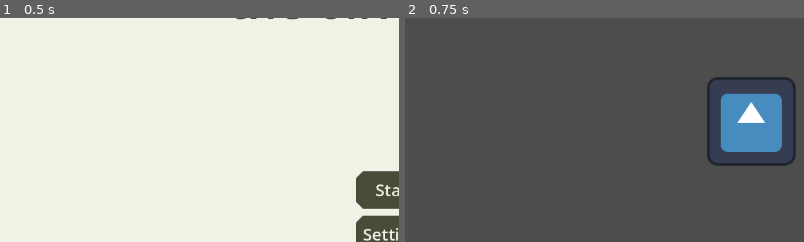
Above: before the commit, frames 1-2 (left to right).
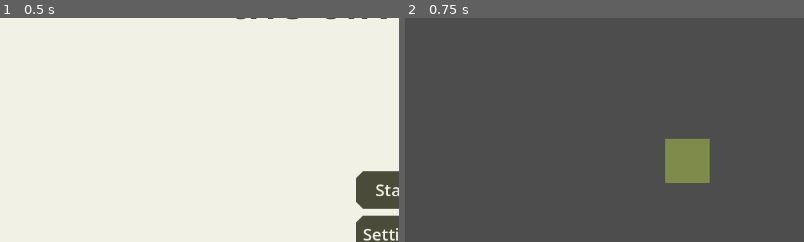
Above: after the commit, the same moments.

Repository: AntonioDell/mini-jam-203
Game: Godot game, scene res://main.tscn
Two runs of this game, one before a commit and one after it. Both use one fixed random seed, a clock stepped at 60 frames per second and the inputs below. The engine's default icon, where the game draws it, is replaced by a stand-in: a white triangle on a blue panel in a dark square.
Inputs:
- Up to frame 1 (0.5 s): no input
- Up to frame 2 (0.75 s): click "Start" at 0.5 s
The pictures show only the part of the screen within x 1-50%, y 22-72%; the shares and areas given below are measured in that part.

Frame 1 is identical in both runs. In frame 2, 7.2% of the frame differs, in the area x 65-98%, y 26-74%.

Commit message:
Add basic clicker functionality

Diff:
--- a/global_save_game_controller.gd
+++ b/global_save_game_controller.gd
@@ -19,6 +19,8 @@
 	if not _load_save_game():
 		save_game_data = SaveGameData.new()
 		save()
+
+	await get_tree().process_frame
 	game_loaded.emit(save_game_data)
 
 func _load_save_game() -> bool:
--- a/global_settings_controller.gd
+++ b/global_settings_controller.gd
@@ -18,8 +18,6 @@
 
 func _ready():
 	GlobalSaveGameController.game_loaded.connect(_init_settings_data)
-	if GlobalSaveGameController.save_game_data:
-		_init_settings_data(GlobalSaveGameController.save_game_data)
 
 
 func _set_settings_to_audio_busses(skip_save: bool = false):
--- /dev/null
+++ b/holder_resource.gd
@@ -0,0 +1,12 @@
+class_name HolderResource
+extends Resource
+
+
+signal amount_changed(value: int)
+signal amount_change_failed
+
+
+@export var amount: int = 20:
+	set(value):
+		amount = value
+		amount_changed.emit(amount)
--- /dev/null
+++ b/level.gd
@@ -0,0 +1,4 @@
+extends Node2D
+
+func _ready():
+	pass
--- a/level.tscn
+++ b/level.tscn
@@ -1,9 +1,23 @@
 [gd_scene format=3 uid="uid://btbgpiodf52hp"]
 
-[ext_resource type="Texture2D" uid="uid://bftdboxt4ghgd" path="res://icon.svg" id="1_u52ul"]
+[ext_resource type="Script" uid="uid://x6nfo0koaxjj" path="res://level.gd" id="1_vonw3"]
+[ext_resource type="PackedScene" uid="uid://b4b7cvlcguvof" path="res://olive_collection/olive_collection_controller.tscn" id="2_0b4ue"]
+[ext_resource type="PackedScene" uid="uid://dl4d6w6yy6jvs" path="res://olive_collection/olive_tree.tscn" id="2_vonw3"]
+[ext_resource type="Script" uid="uid://dr2xkieskyly1" path="res://holder_resource.gd" id="3_oi3di"]
+[ext_resource type="PackedScene" uid="uid://dnhpqe5uidffi" path="res://olive_collection/olive_destination.tscn" id="5_f2txt"]
+
+[sub_resource type="Resource" id="Resource_oi3di"]
+script = ExtResource("3_oi3di")
+metadata/_custom_type_script = "uid://dr2xkieskyly1"
 
 [node name="Level" type="Node2D" unique_id=800733794]
+script = ExtResource("1_vonw3")
 
-[node name="Icon" type="Sprite2D" parent="." unique_id=1922850095]
-position = Vector2(505, 295)
-texture = ExtResource("1_u52ul")
+[node name="OliveCollectionController" parent="." unique_id=1931790365 instance=ExtResource("2_0b4ue")]
+
+[node name="OliveTreePlacement" parent="." unique_id=1680221023 instance=ExtResource("2_vonw3")]
+position = Vector2(413, 352)
+olives = SubResource("Resource_oi3di")
+
+[node name="OliveDestination" parent="." unique_id=1043901175 instance=ExtResource("5_f2txt")]
+position = Vector2(574, 326)
--- /dev/null
+++ b/olive_collection/olive_collection_controller.gd
@@ -0,0 +1,25 @@
+class_name OliveCollectionController
+extends Node
+
+
+@export var destination_max_amount := 150
+
+
+var olive_destinations: Array[HolderResource] = []
+
+
+func register_desitnation(destination: HolderResource):
+	olive_destinations.append(destination)
+
+func try_collect(source: HolderResource) -> bool:
+	var destination = olive_destinations.filter(func(d: HolderResource): return d.amount < destination_max_amount)
+	if source.amount > 0 and not destination.is_empty():
+		_transfer(source ,destination[0])
+		return true
+	else:
+		source.amount_change_failed.emit()
+		return false
+
+func _transfer(source: HolderResource, destination: HolderResource):
+	source.amount -= 1
+	destination.amount += 1
--- /dev/null
+++ b/olive_collection/olive_collection_controller.tscn
@@ -0,0 +1,6 @@
+[gd_scene format=3 uid="uid://b4b7cvlcguvof"]
+
+[ext_resource type="Script" uid="uid://bm06w5vr0knq7" path="res://olive_collection/olive_collection_controller.gd" id="1_70bil"]
+
+[node name="OliveCollectionController" type="Node" unique_id=1931790365 groups=["OliveCollectionController"]]
+script = ExtResource("1_70bil")
--- /dev/null
+++ b/olive_collection/olive_destination.gd
@@ -0,0 +1,8 @@
+extends Node2D
+
+@export var olives: HolderResource
+
+func _ready():
+	var controller: OliveCollectionController = get_tree().get_first_node_in_group("OliveCollectionController")
+	controller.register_desitnation(olives)
+	olives.amount_changed.connect(func(amount): $Label.text = str(amount))
--- /dev/null
+++ b/olive_collection/olive_destination.tscn
@@ -0,0 +1,17 @@
+[gd_scene format=3 uid="uid://dnhpqe5uidffi"]
+
+[ext_resource type="Script" uid="uid://d25361r47iv7p" path="res://olive_collection/olive_destination.gd" id="1_d1ety"]
+[ext_resource type="Script" uid="uid://dr2xkieskyly1" path="res://holder_resource.gd" id="2_hm4kd"]
+
+[sub_resource type="Resource" id="Resource_1legf"]
+script = ExtResource("2_hm4kd")
+amount = 0
+metadata/_custom_type_script = "uid://dr2xkieskyly1"
+
+[node name="OliveDestination" type="Node2D" unique_id=1043901175]
+script = ExtResource("1_d1ety")
+olives = SubResource("Resource_1legf")
+
+[node name="Label" type="Label" parent="." unique_id=963577874]
+offset_right = 40.0
+offset_bottom = 23.0
--- /dev/null
+++ b/olive_collection/olive_tree.gd
@@ -0,0 +1,15 @@
+extends Node2D
+
+
+@export var olives: HolderResource
+
+var controller: OliveCollectionController
+
+
+func _ready():
+	controller = get_tree().get_first_node_in_group("OliveCollectionController")
+	_setup_children()
+
+func _setup_children():
+	$OliveTreeView.setup(olives)
+	$OliveTreeInputArea.setup(olives, controller)
--- /dev/null
+++ b/olive_collection/olive_tree.tscn
@@ -0,0 +1,12 @@
+[gd_scene format=3 uid="uid://dl4d6w6yy6jvs"]
+
+[ext_resource type="Script" uid="uid://dw2jdl2usdqx8" path="res://olive_collection/olive_tree.gd" id="1_yq5ov"]
+[ext_resource type="PackedScene" uid="uid://be0ple86o827j" path="res://olive_collection/olive_tree_view.tscn" id="2_8vonl"]
+[ext_resource type="PackedScene" uid="uid://bswejc7ynxy08" path="res://olive_collection/olive_tree_input_area.tscn" id="3_fxmnw"]
+
+[node name="OliveTree" type="Node2D" unique_id=1680221023]
+script = ExtResource("1_yq5ov")
+
+[node name="OliveTreeView" parent="." unique_id=202196002 instance=ExtResource("2_8vonl")]
+
+[node name="OliveTreeInputArea" parent="." unique_id=719354934 instance=ExtResource("3_fxmnw")]
--- /dev/null
+++ b/olive_collection/olive_tree_input_area.gd
@@ -0,0 +1,21 @@
+class_name OliveTreeInputArea
+extends Area2D
+
+
+var olives: HolderResource
+var collector
+
+
+func setup(olives: HolderResource, collector):
+	if not "try_collect" in collector:
+		push_error("Setup failed, collector needs function 'try_collect'")
+		get_tree().quit(1)
+	self.olives = olives
+	self.collector = collector
+
+func _ready():
+	input_event.connect(_on_input_event)
+
+func _on_input_event(viewport: Node, event: InputEvent, shape_idx: int):
+	if event is InputEventMouseButton and (event as InputEventMouseButton).pressed:
+		collector.try_collect(olives)
--- /dev/null
+++ b/olive_collection/olive_tree_input_area.tscn
@@ -0,0 +1,12 @@
+[gd_scene format=3 uid="uid://bswejc7ynxy08"]
+
+[ext_resource type="Script" uid="uid://obq83lr7pjam" path="res://olive_collection/olive_tree_input_area.gd" id="1_3suhu"]
+
+[sub_resource type="RectangleShape2D" id="RectangleShape2D_3suhu"]
+size = Vector2(64, 64)
+
+[node name="OliveTreeInputArea" type="Area2D" unique_id=719354934]
+script = ExtResource("1_3suhu")
+
+[node name="CollisionShape2D" type="CollisionShape2D" parent="." unique_id=1193158640]
+shape = SubResource("RectangleShape2D_3suhu")
--- /dev/null
+++ b/olive_collection/olive_tree_view.gd
@@ -0,0 +1,42 @@
+class_name OliveTreeView
+extends Node2D
+
+
+@onready var sprite: Sprite2D = $Sprite2D
+
+
+func setup(olives: HolderResource):
+	olives.amount_changed.connect(_on_olives_amount_changed)
+	olives.amount_change_failed.connect(_on_olives_amount_change_failed)
+	_update_visuals(olives.amount)
+
+
+var current_tween: Tween
+func _on_olives_amount_changed(value: int):
+	if current_tween and current_tween.is_running():
+		current_tween.custom_step(.55)
+		current_tween.kill()
+	current_tween = create_tween()
+	current_tween.tween_property(sprite, "scale", Vector2(0.8,0.8), .25)
+	current_tween.tween_property(sprite, "scale", Vector2(1.0,1.0), .25)
+	await current_tween.finished
+
+	_update_visuals(value)
+
+func _update_visuals(value: int):
+	if value == 0:
+		# TODO: Show empty tree
+		$Sprite2D.modulate = Color.WHITE.darkened(.5)
+	elif value <= 5:
+		$Sprite2D.modulate = Color.WHITE.darkened(.25)
+	else:
+		# TODO: Show full tree
+		$Sprite2D.modulate = Color.WHITE
+
+func _on_olives_amount_change_failed():
+	if current_tween and current_tween.is_running():
+		current_tween.custom_step(.55)
+		current_tween.kill()
+	current_tween = create_tween()
+	current_tween.tween_property(sprite, "self_modulate", Color.RED, .25)
+	current_tween.tween_property(sprite, "self_modulate", Color.WHITE, .25)
--- /dev/null
+++ b/olive_collection/olive_tree_view.tscn
@@ -0,0 +1,16 @@
+[gd_scene format=3 uid="uid://be0ple86o827j"]
+
+[ext_resource type="Script" uid="uid://qjmxvvct6rit" path="res://olive_collection/olive_tree_view.gd" id="1_mj5ss"]
+
+[sub_resource type="Gradient" id="Gradient_r8oxo"]
+offsets = PackedFloat32Array(1)
+colors = PackedColorArray(0.49411765, 0.54509807, 0.29411766, 1)
+
+[sub_resource type="GradientTexture2D" id="GradientTexture2D_8vonl"]
+gradient = SubResource("Gradient_r8oxo")
+
+[node name="OliveTreeView" type="Node2D" unique_id=202196002]
+script = ExtResource("1_mj5ss")
+
+[node name="Sprite2D" type="Sprite2D" parent="." unique_id=1564127246]
+texture = SubResource("GradientTexture2D_8vonl")
--- a/project.godot
+++ b/project.godot
@@ -24,6 +24,10 @@
 GlobalSaveGameController="*uid://ckdjbfct2hgg"
 GlobalSettingsController="*uid://dfx2atictc2u"
 
+[global_group]
+
+OliveCollectionController=""
+
 [physics]
 
 3d/physics_engine="Jolt Physics"
--- a/title_screen.gd
+++ b/title_screen.gd
@@ -16,7 +16,6 @@
 	%StartButton.pressed.connect(start_button_pressed.emit)
 
 	GlobalSaveGameController.game_loaded.connect(_init_from_save_game)
-	_init_from_save_game(GlobalSaveGameController.save_game_data)
 
 	%MuteCheckBox.toggled.connect(_on_mute_checkbox_toggled)
 	%MusicSlider.value_changed.connect(GlobalSettingsController.change_music_volume)
Not shown, added: holder_resource.gd.uid
Not shown, added: level.gd.uid
Not shown, added: olive_collection/olive_collection_controller.gd.uid
Not shown, added: olive_collection/olive_destination.gd.uid
Not shown, added: olive_collection/olive_tree.gd.uid
Not shown, added: olive_collection/olive_tree_input_area.gd.uid
Not shown, added: olive_collection/olive_tree_view.gd.uid
